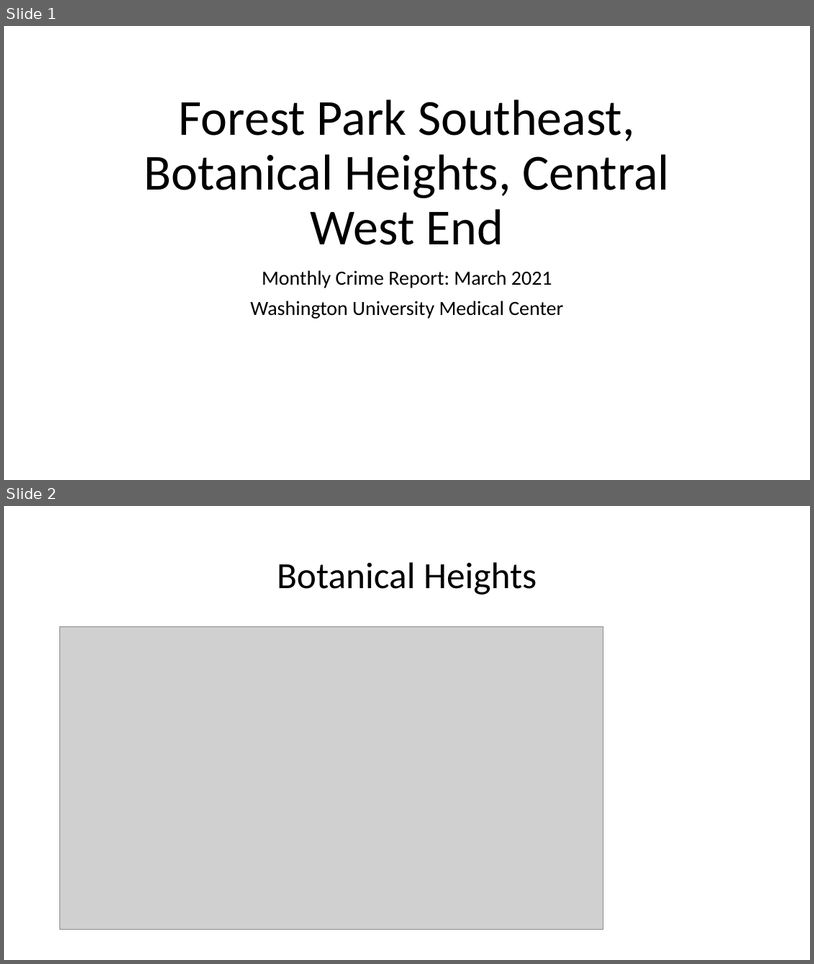
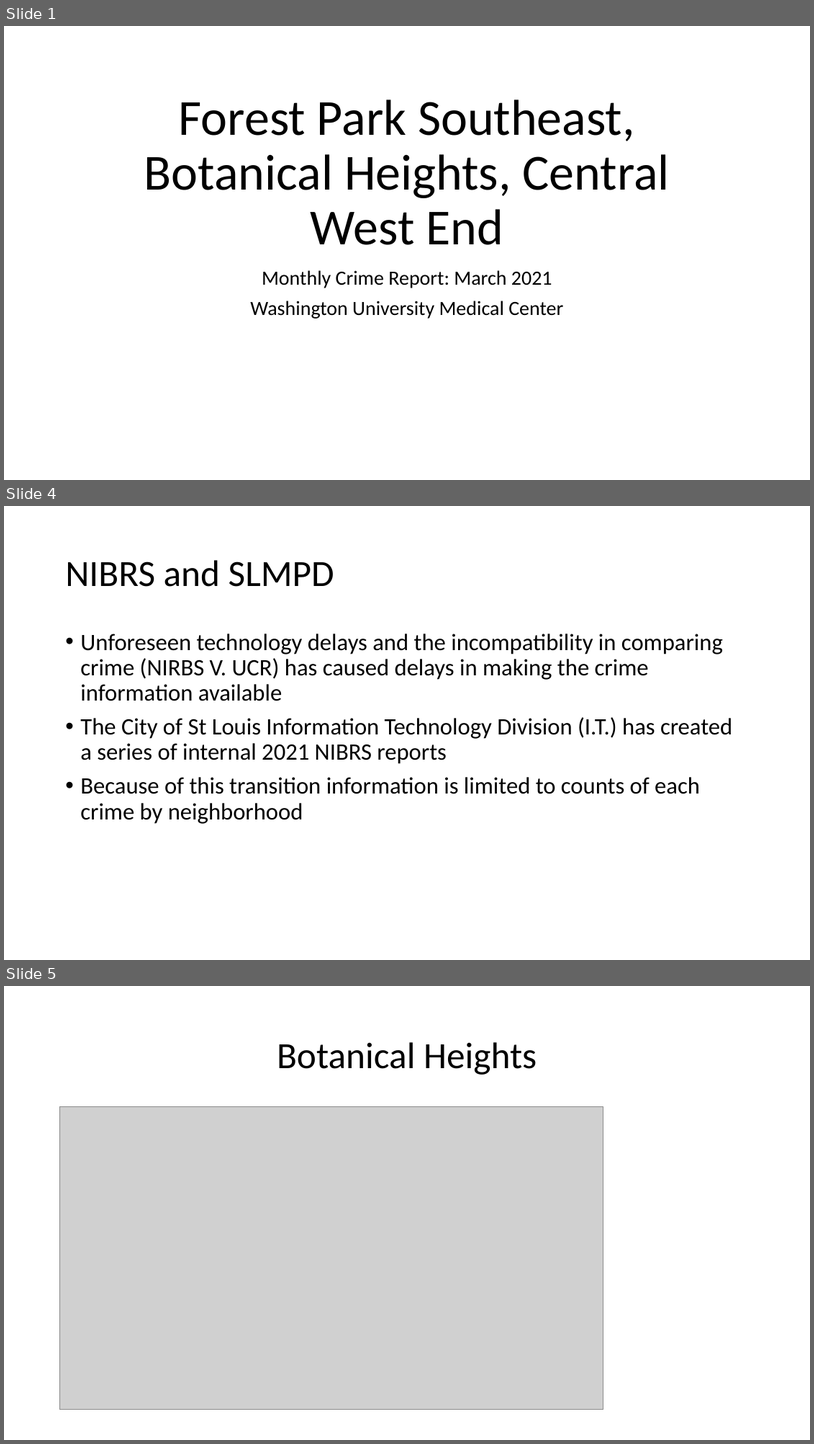
Before and after one commit to wumcrc/monthly-crime-reports, a slide deck: NIBRS/results/test.pptx. Shown one above the other, each under a label of ours: slides 1 and 2 before the commit, slides 1, 4 and 5 after it; the slides between them are not shown. The pictures are 814x964 and 814x1444 pixels, drawn with LibreOffice and Linux fonts; fonts in the diff are those of the drawing; grey boxes stand for pictures. Boxes give left, top, right and bottom in pixels: in the first picture for what was removed or moved away, otherwise in the second. Text is boxed around its words. In the diff, an @@ line names an element or a change of style, - is before the commit and + after.

Commit message:
Add NIBRS classification slides

```diff
--- a/NIBRS/results/test.pptx
+++ b/NIBRS/results/test.pptx
@@ slide 4 added at (4,506,810,960), background #FFFFFF @@
@@ title added at (65,560,334,587), 44 pt, text #000000 @@
+NIBRS and SLMPD
@@ text added at (80,633,733,824), 28 pt, text #000000 @@
+• Unforeseen technology delays and the incompatibility in comparing crime (NIRBS V. UCR) has caused delays in making the crime information available
+• The City of St Louis Information Technology Division (I.T.) has created a series of internal 2021 NIBRS reports
+• Because of this transition information is limited to counts of each crime by neighborhood
@@ what was slide 2 is now slide 5 @@
```
Also in this commit, not shown: 2 other slides added, 1 other file.
